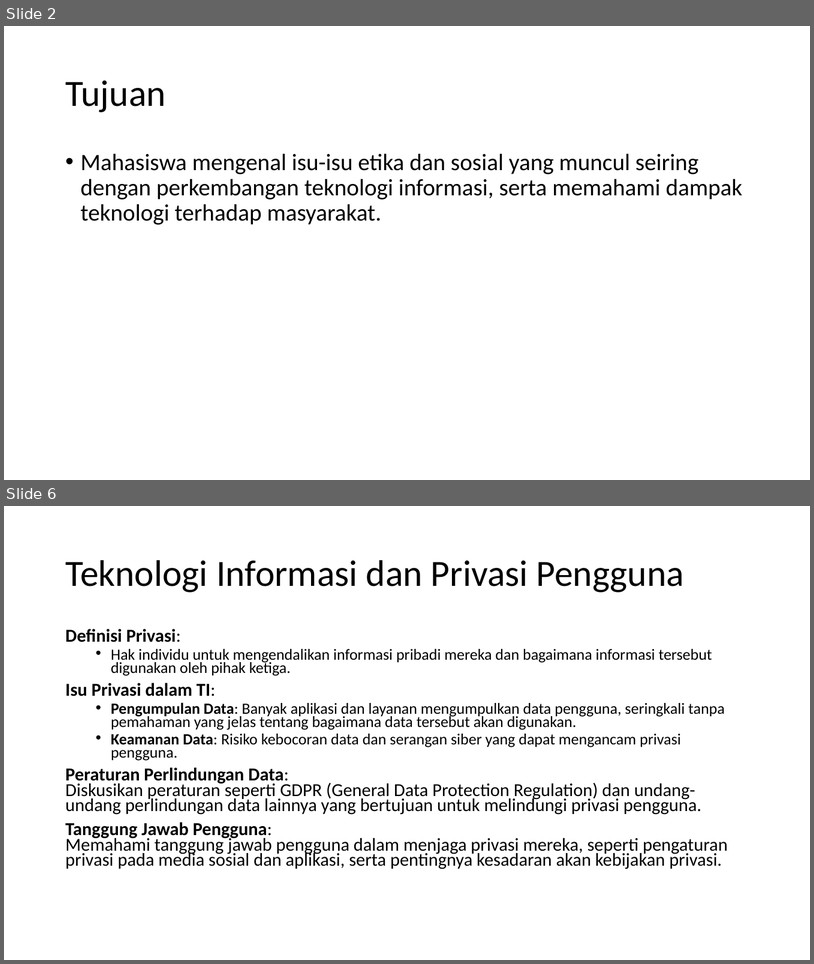
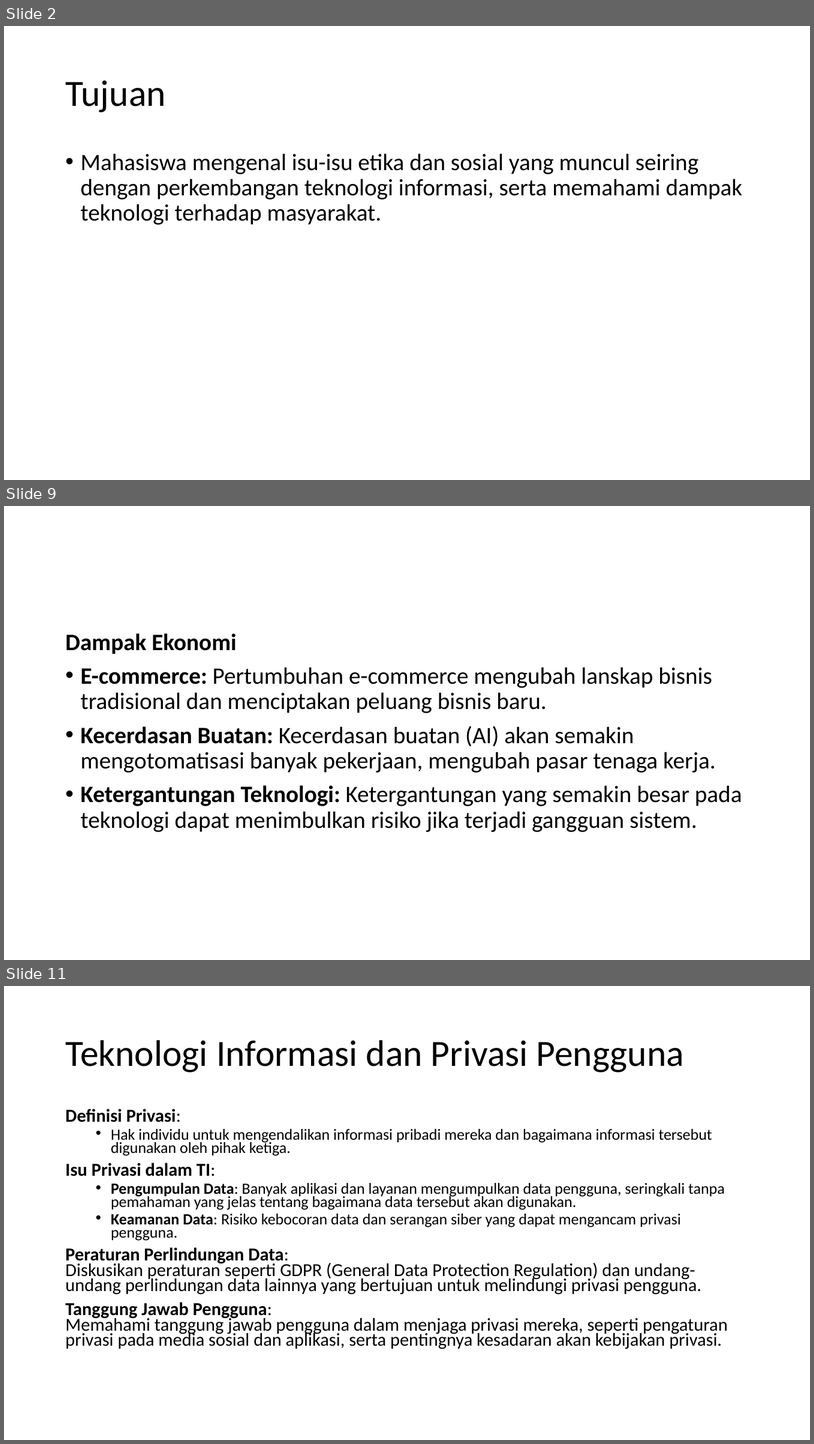
Before and after one commit to hafizirwandi/PengantarTeknologiSistemInformasi, a slide deck: 8. Etika dan Isu Sosial dalam Teknologi Informasi.pptx. Shown one above the other, each under a label of ours: slides 2 and 6 before the commit, slides 2, 9 and 11 after it; the slides between them are not shown. The pictures are 814x964 and 814x1444 pixels, drawn with LibreOffice and Linux fonts; fonts in the diff are those of the drawing. Boxes give left, top, right and bottom in pixels: in the first picture for what was removed or moved away, otherwise in the second. Text is boxed around its words. In the diff, an @@ line names an element or a change of style, - is before the commit and + after.

```diff
--- a/8. Etika dan Isu Sosial dalam Teknologi Informasi.pptx
+++ b/8. Etika dan Isu Sosial dalam Teknologi Informasi.pptx
@@ slide 9 added at (4, 506, 810, 960), background #FFFFFF @@
@@ text added at (65, 633, 743, 832), 28 pt, text #000000 @@
+Dampak Ekonomi
+• E-commerce: Pertumbuhan e-commerce mengubah lanskap bisnis tradisional dan menciptakan peluang bisnis baru.
+• Kecerdasan Buatan: Kecerdasan buatan (AI) akan semakin mengotomatisasi banyak pekerjaan, mengubah pasar tenaga kerja.
+• Ketergantungan Teknologi: Ketergantungan yang semakin besar pada teknologi dapat menimbulkan risiko jika terjadi gangguan sistem.
@@ what was slide 6 is now slide 11 @@
```
Also in this commit, not shown: 3 slides changed, 6 other slides added, 1 slide removed, 6 other files.
